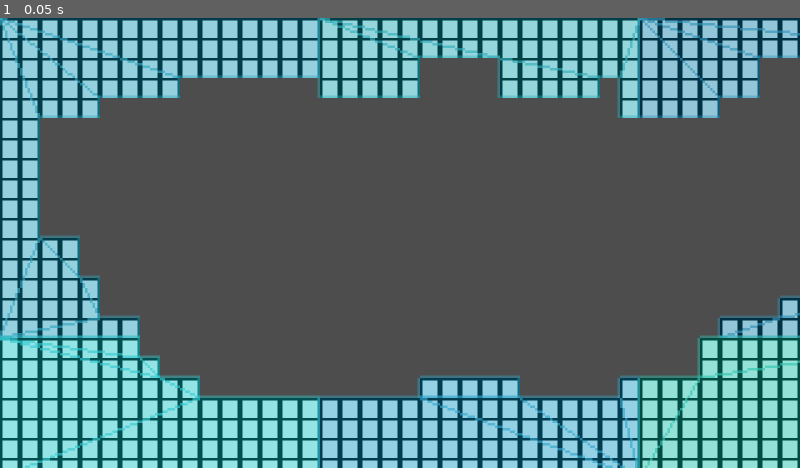
Above: before the commit, frame 1.
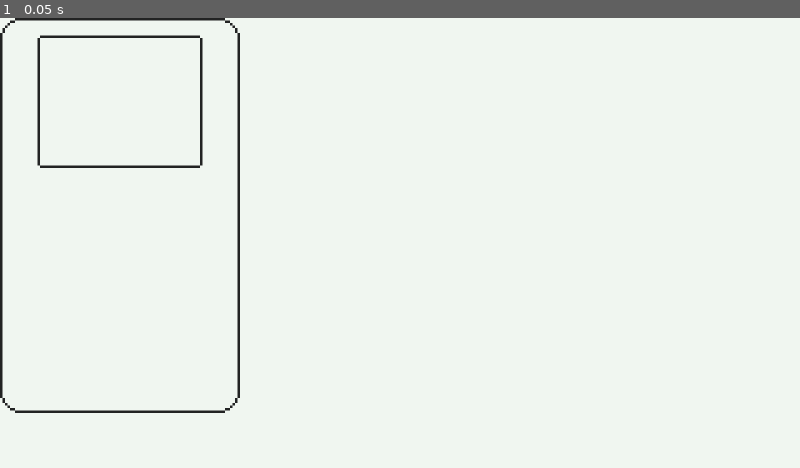
Above: after the commit, the same moment.

Repository: ayoreis/rushbound
Game: Godot game, scene res://scenes/root.tscn
The game is run twice, just before and just after one commit, with the same random seed, the same clock (stepped at 60 frames per second) and the same inputs. Before the commit the project starts from res://node.tscn.
Inputs:
- Up to frame 1 (0.05 s): no input

The runs differ from the first frame. In frame 1, 100% of the frame differs, in the area x 0-100%, y 0-100%.
Error before the commit: Invalid access to property or key 'shape' on a base object of type 'null instance'. (res://room.gd:23)

Commit message:
Create ToggleTextureRect for iPod

Diff:
--- a/project.godot
+++ b/project.godot
@@ -11,7 +11,7 @@
 [application]
 
 config/name="Rushbound"
-run/main_scene="uid://bb00pm51xpacn"
+run/main_scene="uid://ptrhcnpxicmj"
 config/features=PackedStringArray("4.5", "GL Compatibility")
 
 [autoload]
@@ -65,3 +65,4 @@
 textures/canvas_textures/default_texture_filter=0
 renderer/rendering_method="gl_compatibility"
 renderer/rendering_method.mobile="gl_compatibility"
+environment/defaults/default_clear_color=Color(0.9411765, 0.9647059, 0.9411765, 1)
--- /dev/null
+++ b/scenes/root.tscn
@@ -0,0 +1,209 @@
+[gd_scene load_steps=27 format=3 uid="uid://ptrhcnpxicmj"]
+
+[ext_resource type="Texture2D" uid="uid://pg7ex3gchc4f" path="res://resources/ipod-base.png" id="1_twpsu"]
+[ext_resource type="Texture2D" uid="uid://c3h6whop6jom4" path="res://resources/menu-button.png" id="2_lrqlo"]
+[ext_resource type="PackedScene" uid="uid://c5vjmaxosdxge" path="res://scenes/toggle_texture_rect.tscn" id="2_twpsu"]
+[ext_resource type="Texture2D" uid="uid://cho6dibjlp231" path="res://resources/next-fast-forward.png" id="4_jh1ax"]
+[ext_resource type="Texture2D" uid="uid://b2837ol2qx47a" path="res://resources/play-pause.png" id="5_kycxp"]
+[ext_resource type="Texture2D" uid="uid://do8demo2e60h4" path="res://resources/previous-rewind.png" id="6_kycxp"]
+[ext_resource type="Texture2D" uid="uid://xla01shyw243" path="res://resources/scroll-wheel.png" id="7_5sfjl"]
+[ext_resource type="Texture2D" uid="uid://bo5isxm8n1get" path="res://resources/select-button.png" id="8_3hfy5"]
+
+[sub_resource type="AtlasTexture" id="AtlasTexture_lrqlo"]
+atlas = ExtResource("2_lrqlo")
+region = Rect2(0, 0, 58, 20)
+
+[sub_resource type="AtlasTexture" id="AtlasTexture_sqa0i"]
+atlas = ExtResource("2_lrqlo")
+region = Rect2(0, 20, 58, 20)
+
+[sub_resource type="SpriteFrames" id="SpriteFrames_jh1ax"]
+resource_local_to_scene = true
+animations = [{
+"frames": [{
+"duration": 1.0,
+"texture": SubResource("AtlasTexture_lrqlo")
+}, {
+"duration": 1.0,
+"texture": SubResource("AtlasTexture_sqa0i")
+}],
+"loop": true,
+"name": &"default",
+"speed": 5.0
+}]
+
+[sub_resource type="AtlasTexture" id="AtlasTexture_j287u"]
+atlas = ExtResource("4_jh1ax")
+region = Rect2(0, 0, 20, 58)
+
+[sub_resource type="AtlasTexture" id="AtlasTexture_5sfjl"]
+atlas = ExtResource("4_jh1ax")
+region = Rect2(20, 0, 20, 58)
+
+[sub_resource type="SpriteFrames" id="SpriteFrames_lrqlo"]
+resource_local_to_scene = true
+animations = [{
+"frames": [{
+"duration": 1.0,
+"texture": SubResource("AtlasTexture_j287u")
+}, {
+"duration": 1.0,
+"texture": SubResource("AtlasTexture_5sfjl")
+}],
+"loop": true,
+"name": &"default",
+"speed": 5.0
+}]
+
+[sub_resource type="AtlasTexture" id="AtlasTexture_3hfy5"]
+atlas = ExtResource("5_kycxp")
+region = Rect2(0, 0, 58, 20)
+
+[sub_resource type="AtlasTexture" id="AtlasTexture_7pvxh"]
+atlas = ExtResource("5_kycxp")
+region = Rect2(0, 20, 58, 20)
+
+[sub_resource type="SpriteFrames" id="SpriteFrames_y3xxt"]
+resource_local_to_scene = true
+animations = [{
+"frames": [{
+"duration": 1.0,
+"texture": SubResource("AtlasTexture_3hfy5")
+}, {
+"duration": 1.0,
+"texture": SubResource("AtlasTexture_7pvxh")
+}],
+"loop": true,
+"name": &"default",
+"speed": 5.0
+}]
+
+[sub_resource type="AtlasTexture" id="AtlasTexture_y3xxt"]
+atlas = ExtResource("6_kycxp")
+region = Rect2(0, 0, 20, 58)
+
+[sub_resource type="AtlasTexture" id="AtlasTexture_xsp7o"]
+atlas = ExtResource("6_kycxp")
+region = Rect2(20, 0, 20, 58)
+
+[sub_resource type="SpriteFrames" id="SpriteFrames_l5cgh"]
+resource_local_to_scene = true
+animations = [{
+"frames": [{
+"duration": 1.0,
+"texture": SubResource("AtlasTexture_y3xxt")
+}, {
+"duration": 1.0,
+"texture": SubResource("AtlasTexture_xsp7o")
+}],
+"loop": true,
+"name": &"default",
+"speed": 5.0
+}]
+
+[sub_resource type="AtlasTexture" id="AtlasTexture_l5cgh"]
+atlas = ExtResource("7_5sfjl")
+region = Rect2(0, 0, 62, 62)
+
+[sub_resource type="AtlasTexture" id="AtlasTexture_vgks2"]
+atlas = ExtResource("7_5sfjl")
+region = Rect2(62, 0, 62, 62)
+
+[sub_resource type="SpriteFrames" id="SpriteFrames_kycxp"]
+resource_local_to_scene = true
+animations = [{
+"frames": [{
+"duration": 1.0,
+"texture": SubResource("AtlasTexture_l5cgh")
+}, {
+"duration": 1.0,
+"texture": SubResource("AtlasTexture_vgks2")
+}],
+"loop": true,
+"name": &"default",
+"speed": 5.0
+}]
+
+[sub_resource type="AtlasTexture" id="AtlasTexture_dylgi"]
+atlas = ExtResource("8_3hfy5")
+region = Rect2(0, 0, 22, 22)
+
+[sub_resource type="AtlasTexture" id="AtlasTexture_jrhyn"]
+atlas = ExtResource("8_3hfy5")
+region = Rect2(22, 0, 22, 22)
+
+[sub_resource type="SpriteFrames" id="SpriteFrames_j287u"]
+resource_local_to_scene = true
+animations = [{
+"frames": [{
+"duration": 1.0,
+"texture": SubResource("AtlasTexture_dylgi")
+}, {
+"duration": 1.0,
+"texture": SubResource("AtlasTexture_jrhyn")
+}],
+"loop": true,
+"name": &"default",
+"speed": 5.0
+}]
+
+[node name="Root" type="Node"]
+
+[node name="iPod" type="TextureRect" parent="."]
+offset_right = 40.0
+offset_bottom = 40.0
+texture = ExtResource("1_twpsu")
+
+[node name="MenuButton" parent="iPod" instance=ExtResource("2_twpsu")]
+layout_mode = 0
+offset_left = 19.0
+offset_top = 67.0
+offset_right = 77.0
+offset_bottom = 87.0
+texture = SubResource("AtlasTexture_lrqlo")
+sprite_frames = SubResource("SpriteFrames_jh1ax")
+
+[node name="NextFastForward" parent="iPod" instance=ExtResource("2_twpsu")]
+layout_mode = 0
+offset_left = 69.0
+offset_top = 79.0
+offset_right = 89.0
+offset_bottom = 137.0
+texture = SubResource("AtlasTexture_j287u")
+sprite_frames = SubResource("SpriteFrames_lrqlo")
+
+[node name="PlayPause" parent="iPod" instance=ExtResource("2_twpsu")]
+layout_mode = 0
+offset_left = 19.0
+offset_top = 129.0
+offset_right = 77.0
+offset_bottom = 149.0
+texture = SubResource("AtlasTexture_3hfy5")
+sprite_frames = SubResource("SpriteFrames_y3xxt")
+
+[node name="PreviousRewind" parent="iPod" instance=ExtResource("2_twpsu")]
+layout_mode = 0
+offset_left = 7.0
+offset_top = 79.0
+offset_right = 27.0
+offset_bottom = 137.0
+texture = SubResource("AtlasTexture_y3xxt")
+sprite_frames = SubResource("SpriteFrames_l5cgh")
+
+[node name="ScrollWheel" parent="iPod" instance=ExtResource("2_twpsu")]
+layout_mode = 0
+offset_left = 17.0
+offset_top = 77.0
+offset_right = 79.0
+offset_bottom = 139.0
+texture = SubResource("AtlasTexture_l5cgh")
+sprite_frames = SubResource("SpriteFrames_kycxp")
+
+[node name="SelectButton" parent="iPod" instance=ExtResource("2_twpsu")]
+layout_mode = 0
+offset_left = 37.0
+offset_top = 97.0
+offset_right = 59.0
+offset_bottom = 119.0
+texture = SubResource("AtlasTexture_dylgi")
+sprite_frames = SubResource("SpriteFrames_j287u")
--- /dev/null
+++ b/scenes/toggle_texture_rect.tscn
@@ -0,0 +1,11 @@
+[gd_scene load_steps=3 format=3 uid="uid://c5vjmaxosdxge"]
+
+[ext_resource type="Script" uid="uid://ds7ehowwfgh4w" path="res://scripts/toggle_texture_rect.gd" id="1_iuw07"]
+
+[sub_resource type="SpriteFrames" id="SpriteFrames_jv33l"]
+resource_local_to_scene = true
+
+[node name="ToggleTextureRect" type="TextureRect"]
+stretch_mode = 2
+script = ExtResource("1_iuw07")
+sprite_frames = SubResource("SpriteFrames_jv33l")
--- a/scripts/mouse_capture.gd
+++ b/scripts/mouse_capture.gd
@@ -1,4 +1,5 @@
 extends Node
+
 
 func _init() -> void:
 	Input.set_mouse_mode(Input.MOUSE_MODE_CAPTURED)
--- /dev/null
+++ b/scripts/toggle_texture_rect.gd
@@ -0,0 +1,22 @@
+@tool
+extends TextureRect
+
+@export var sprite_frames: SpriteFrames:
+	set(value):
+		sprite_frames = value
+
+		if sprite_frames != null:
+			sprite_frames.connect("changed", _update_texture)
+		else:
+			texture = null
+
+@export var toggle: bool:
+	set(value):
+		toggle = value
+
+		if sprite_frames != null:
+			_update_texture()
+
+
+func _update_texture() -> void:
+	texture = sprite_frames.get_frame_texture("default", toggle)
Not shown, added: scripts/toggle_texture_rect.gd.uid
